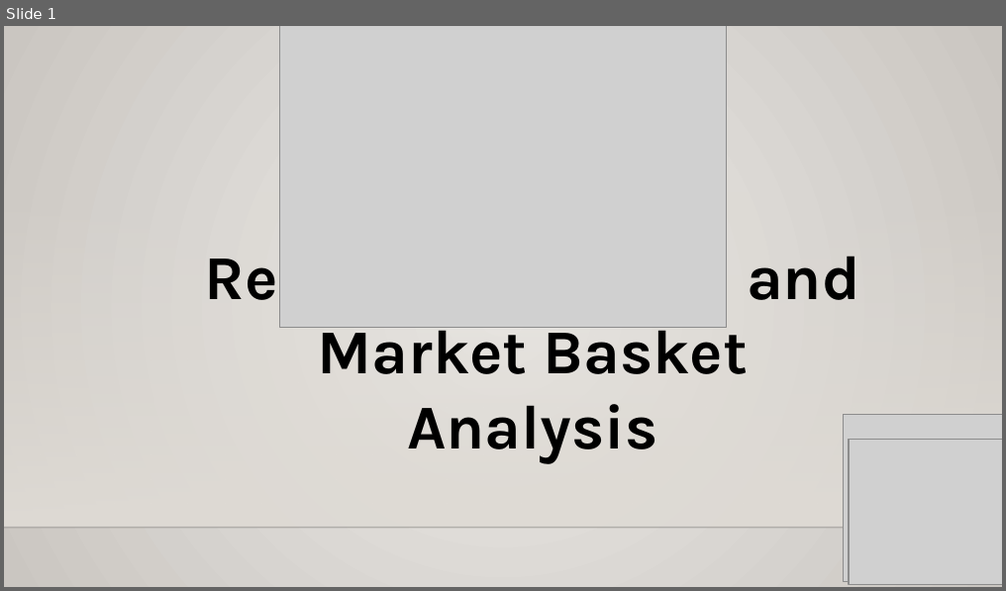
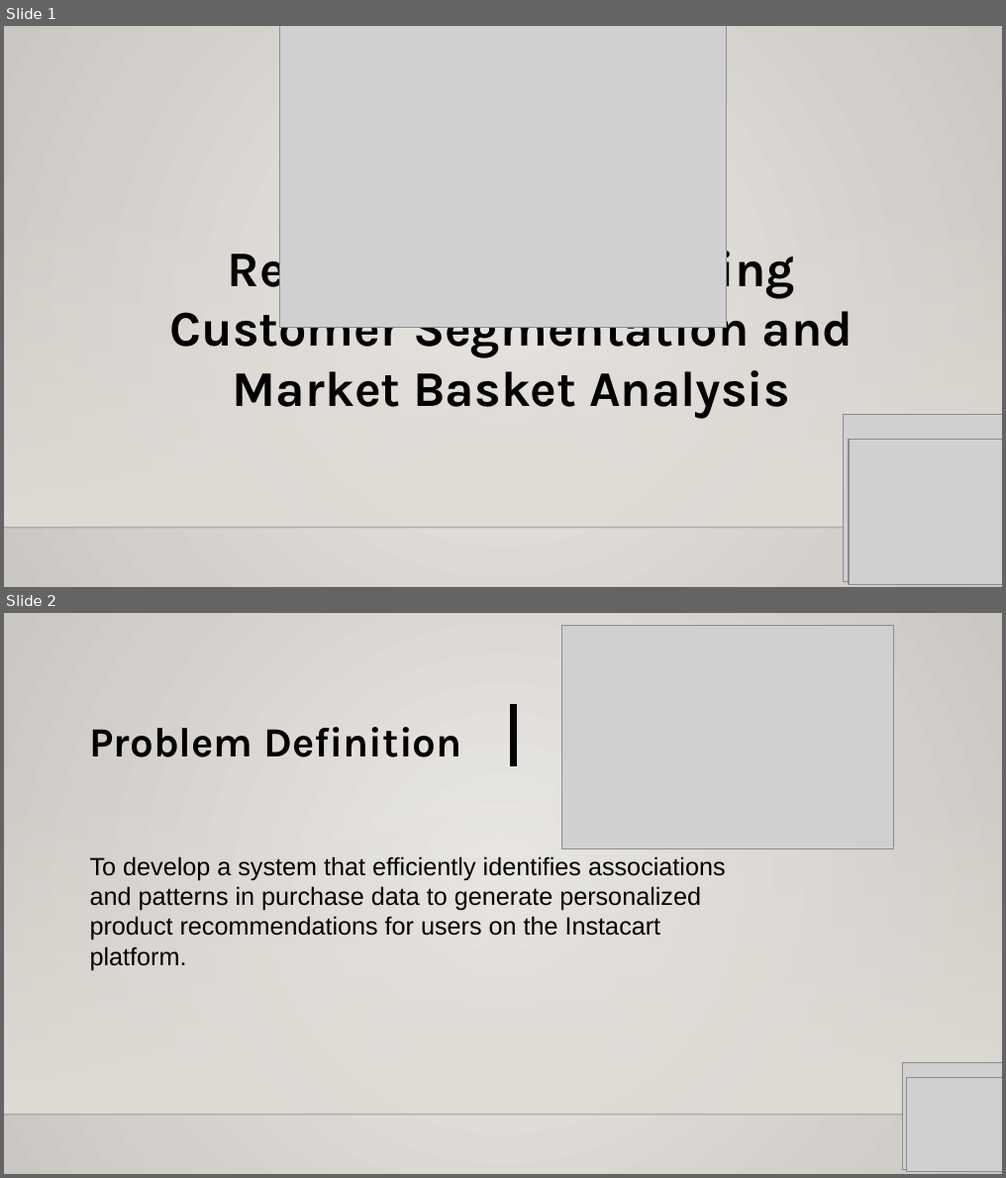
Before and after one commit to bharath21gaju/GroceryItems_Recommender, a slide deck: MidTerm_USML.pptx. Shown one above the other, each under a label of ours: slide 1 before the commit, slides 1 and 2 after it. The pictures are 1006x591 and 1006x1178 pixels, drawn with LibreOffice and Linux fonts; fonts in the diff are those of the drawing; grey boxes stand for pictures; background and template pictures are left out. Boxes give left, top, right and bottom in pixels: in the first picture for what was removed or moved away, otherwise in the second. Text is boxed around its words. In the diff, an @@ line names an element or a change of style, - is before the commit and + after.

```diff
--- a/MidTerm_USML.pptx
+++ b/MidTerm_USML.pptx
@@ slide 2 added at (4,613,1002,1174), background gradient #ECEAE7 to #CAC7C1; not listed: 2 template elements that a slide beside it also shows @@
@@ picture added at (561,625,893,849) @@
@@ text added at (90,727,461,758), 30 pt, text #000000, bold @@
+Problem Definition
@@ line added from (513, 766) to (513, 705), #000000 5 pt @@
@@ text added at (90,857,726,970), 18 pt, text #000000 @@
+To develop a system that efficiently identifies associations and patterns in purchase data to generate personalized product recommendations for users on the Instacart platform.
@@ picture added at (903,1063,1002,1169) @@
@@ picture added at (906,1078,1002,1171) @@
@@ slide 1 changed as well @@
@@ text at (170,241,853,418): text changed; size 45 to 36 pt @@
-Recommendation and Market Basket Analysis
+Recommendation using Customer Segmentation and Market Basket Analysis
```
Also in this commit, not shown: 13 other slides changed, 12 slides removed.
